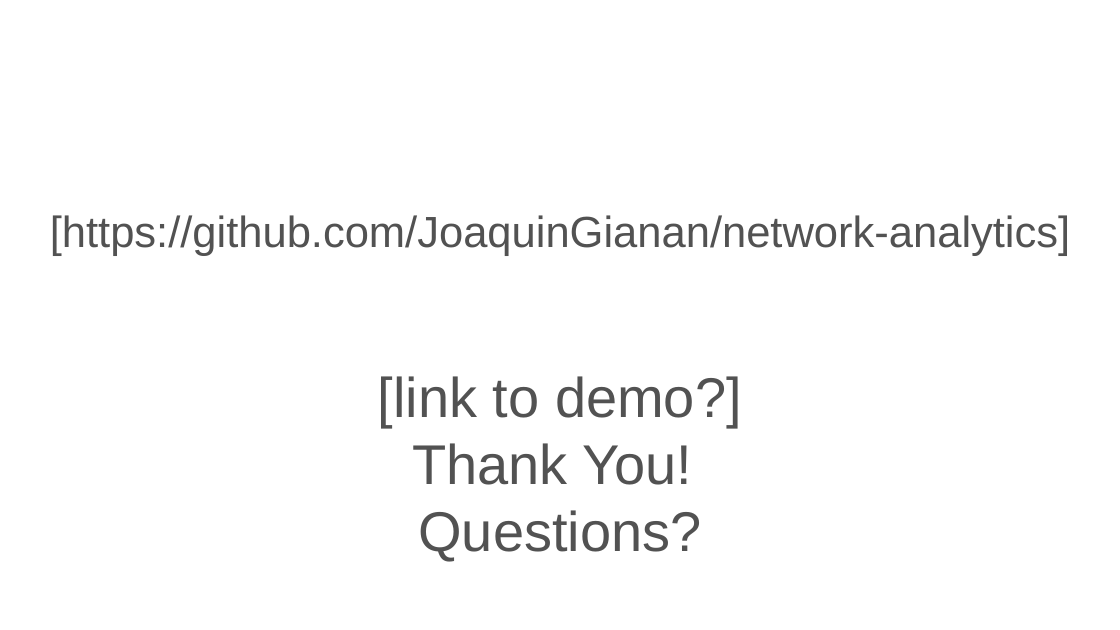
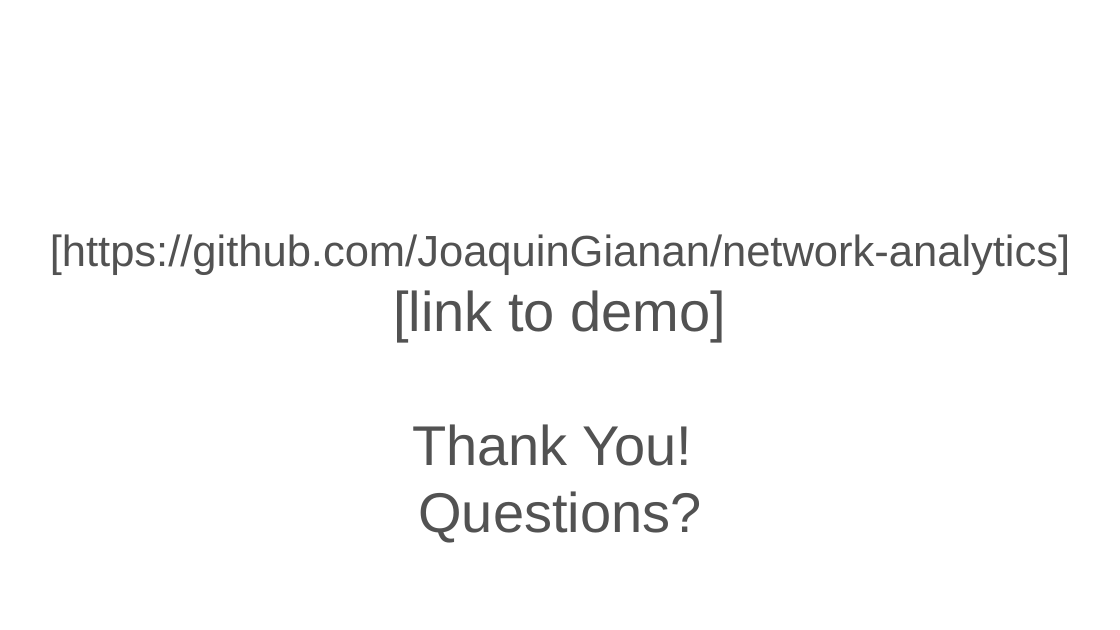
Before and after one commit to JoaquinGianan/network-analytics, a slide deck: slide 15 of powerpoint/Network Analysis - MLE Capstone Presentation_v06.pptx (slide 16 before the commit). Drawn at 1120x630 pixels with LibreOffice and Linux fonts; fonts in the diff are those of the drawing; background and template pictures are left out. Boxes give left, top, right and bottom in pixels: in the first picture for what was removed or moved away, otherwise in the second. Text is boxed around its words. In the diff, an @@ line names an element or a change of style, - is before the commit and + after.

```diff
--- a/powerpoint/Network Analysis - MLE Capstone Presentation_v06.pptx
+++ b/powerpoint/Network Analysis - MLE Capstone Presentation_v06.pptx
@@ title at <box>50,234,1070,542</box>: text changed @@
-[https://github.com/JoaquinGianan/network-analytics]
-[link to demo?]
-Thank You!
-Questions?
+[https://github.com/JoaquinGianan/network-analytics]
+[link to demo]
+Thank You!
+Questions?
```
Also in this commit, not shown: 8 other slides changed, 1 other file.
